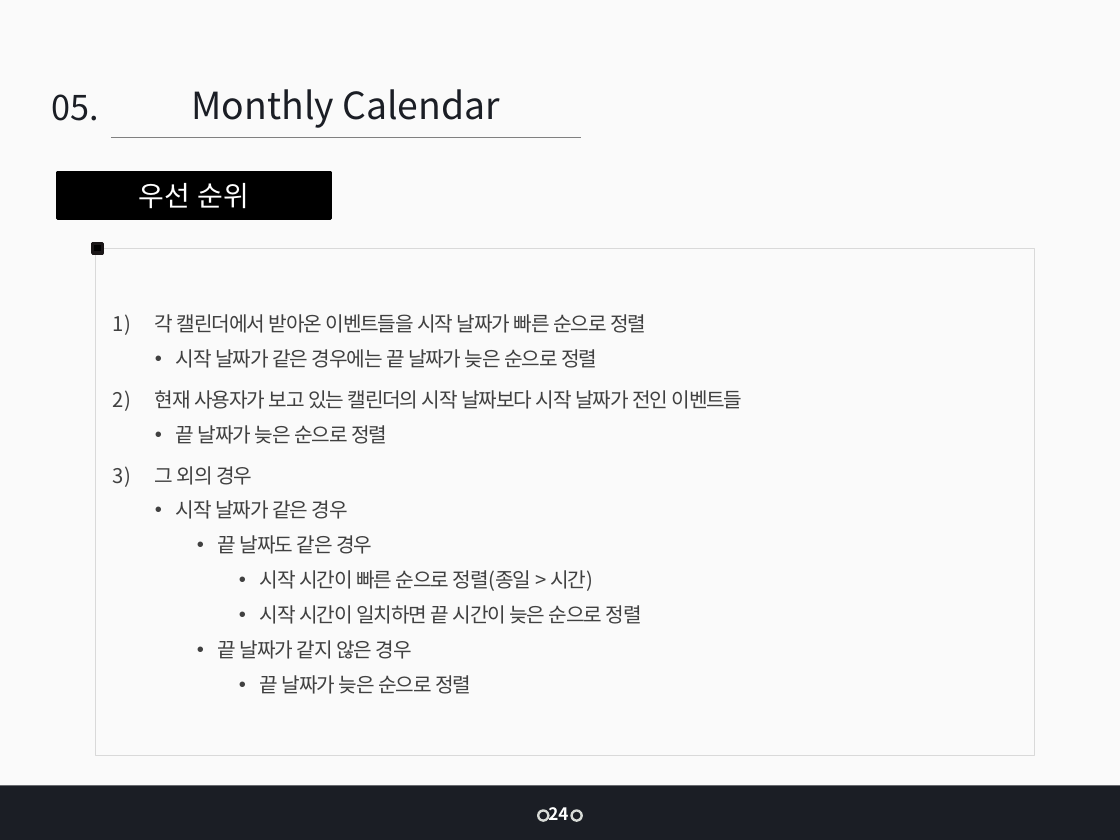
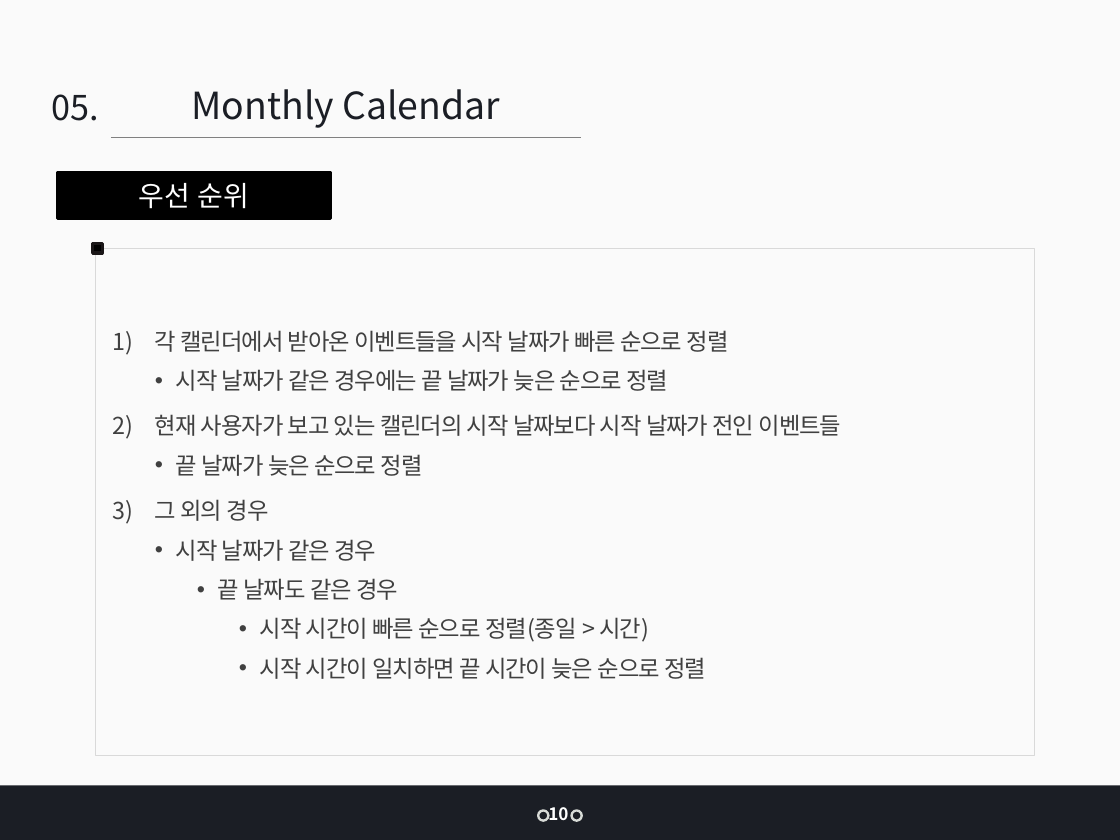
Before and after one commit to jangys/calendarProjectDocument, a slide deck: slide 10 of 인턴 최종 발표_장연수 - v2.pptx. Drawn at 1120x840 pixels with LibreOffice and Linux fonts; fonts in the diff are those of the drawing. Boxes give left, top, right and bottom in pixels: in the first picture for what was removed or moved away, otherwise in the second. Text is boxed around its words. In the diff, an @@ line names an element or a change of style, - is before the commit and + after.

```diff
--- a/인턴 최종 발표_장연수 - v2.pptx
+++ b/인턴 최종 발표_장연수 - v2.pptx
@@ rectangle "각 캘린더에서 받아온 이벤트들을 시작 ..." at bbox=[95, 248, 1035, 755]: size 13 to 15 pt @@
@@ text in rectangle at bbox=[218, 640, 471, 694]: paragraphs removed @@
-    • 끝 날짜가 같지 않은 경우
-      • 끝 날짜가 늦은 순으로 정렬
@@ text at bbox=[548, 807, 568, 820]: text changed @@
-24
+10
```
Also in this commit, not shown: 28 other slides changed, 1 other file.
